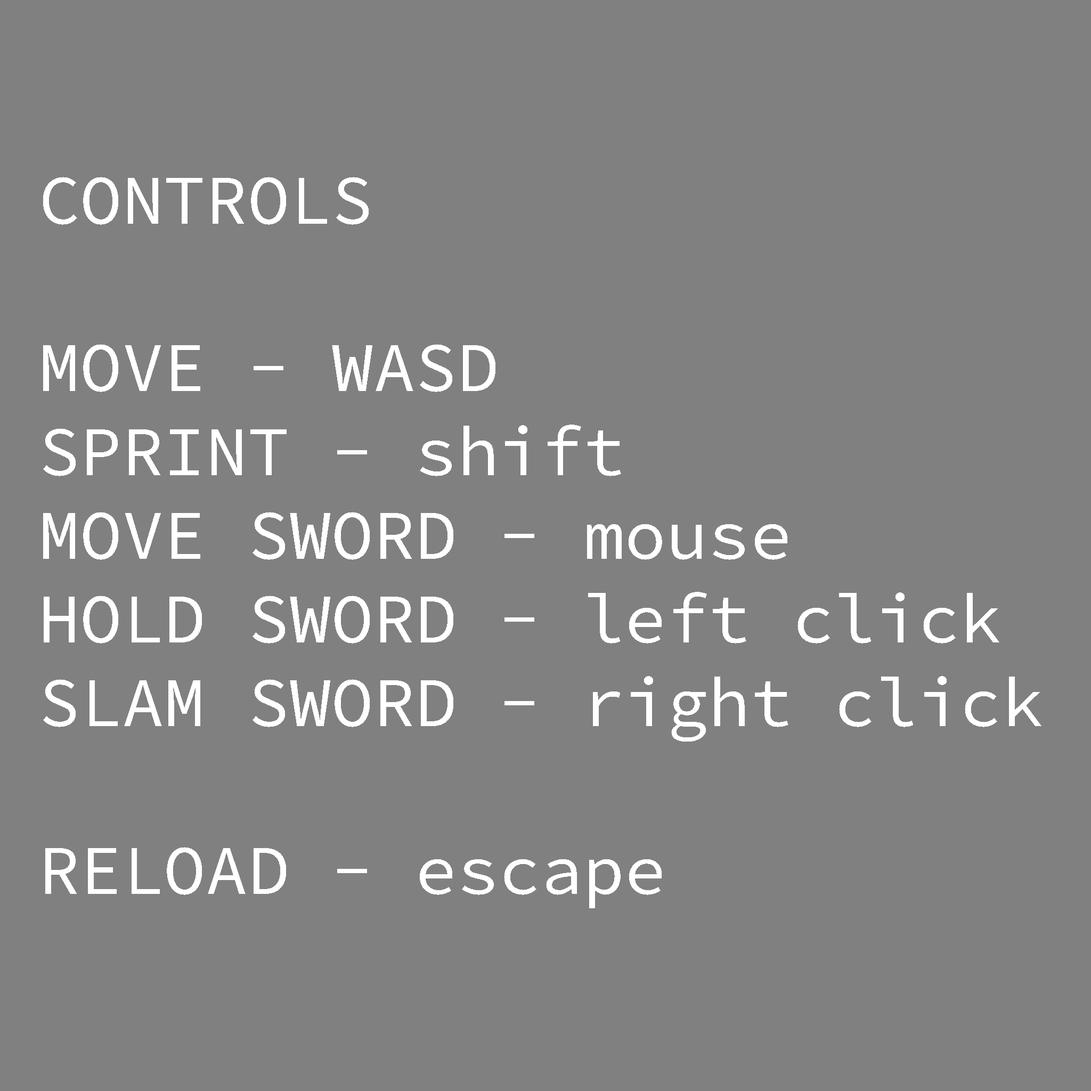
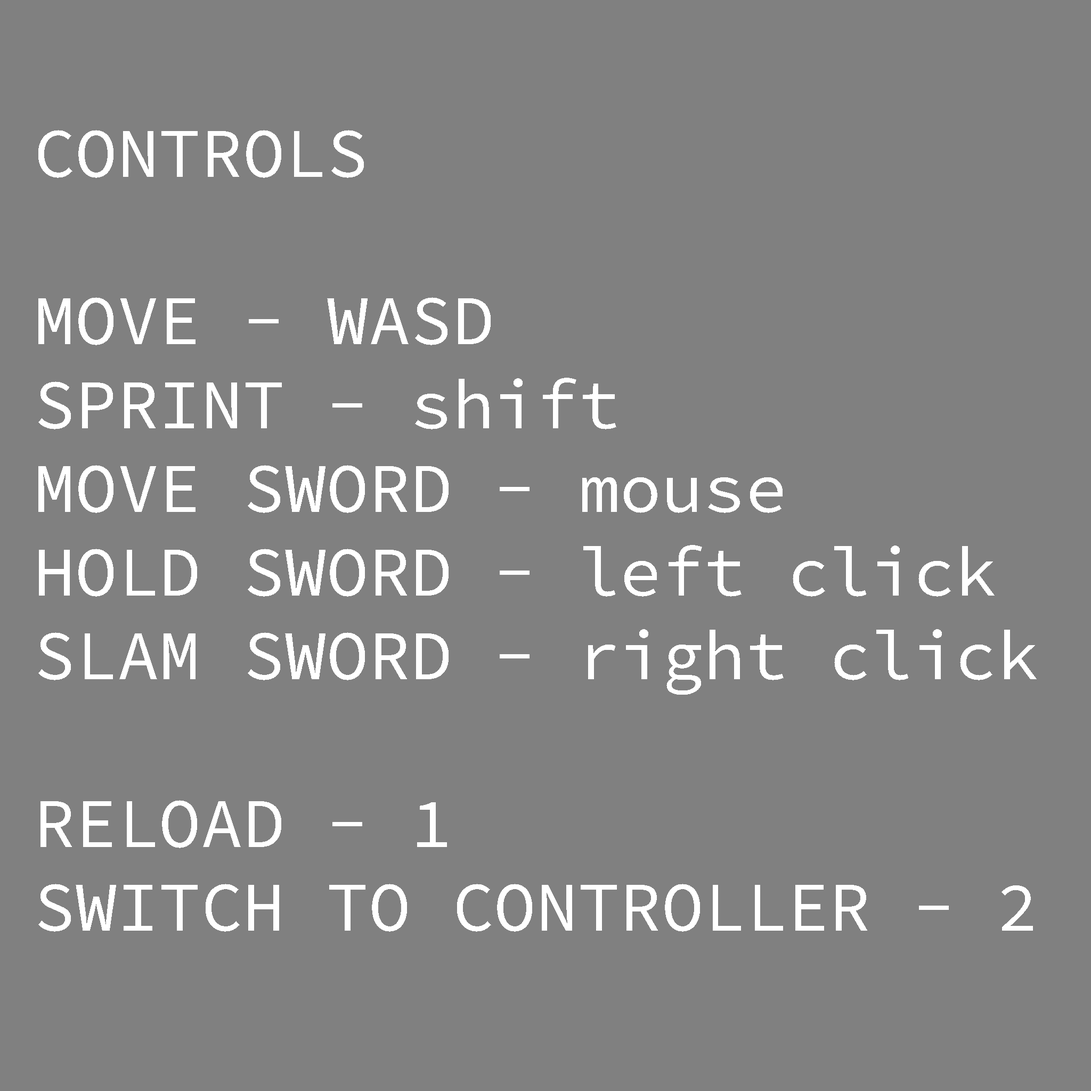
Layered file, before and after one edit (1091 × 1091). Changes by layer:
painted on "CONTROLS MOVE - WASD SPRINT - shift MOVE SWORD - mouse HOLD SW" over left=38, top=130, right=1042, bottom=933
